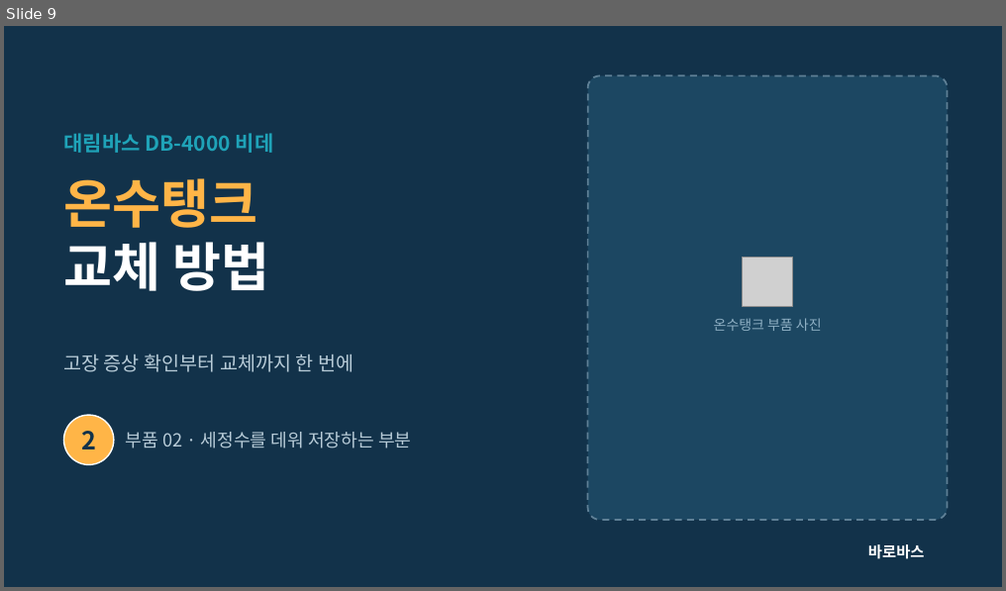
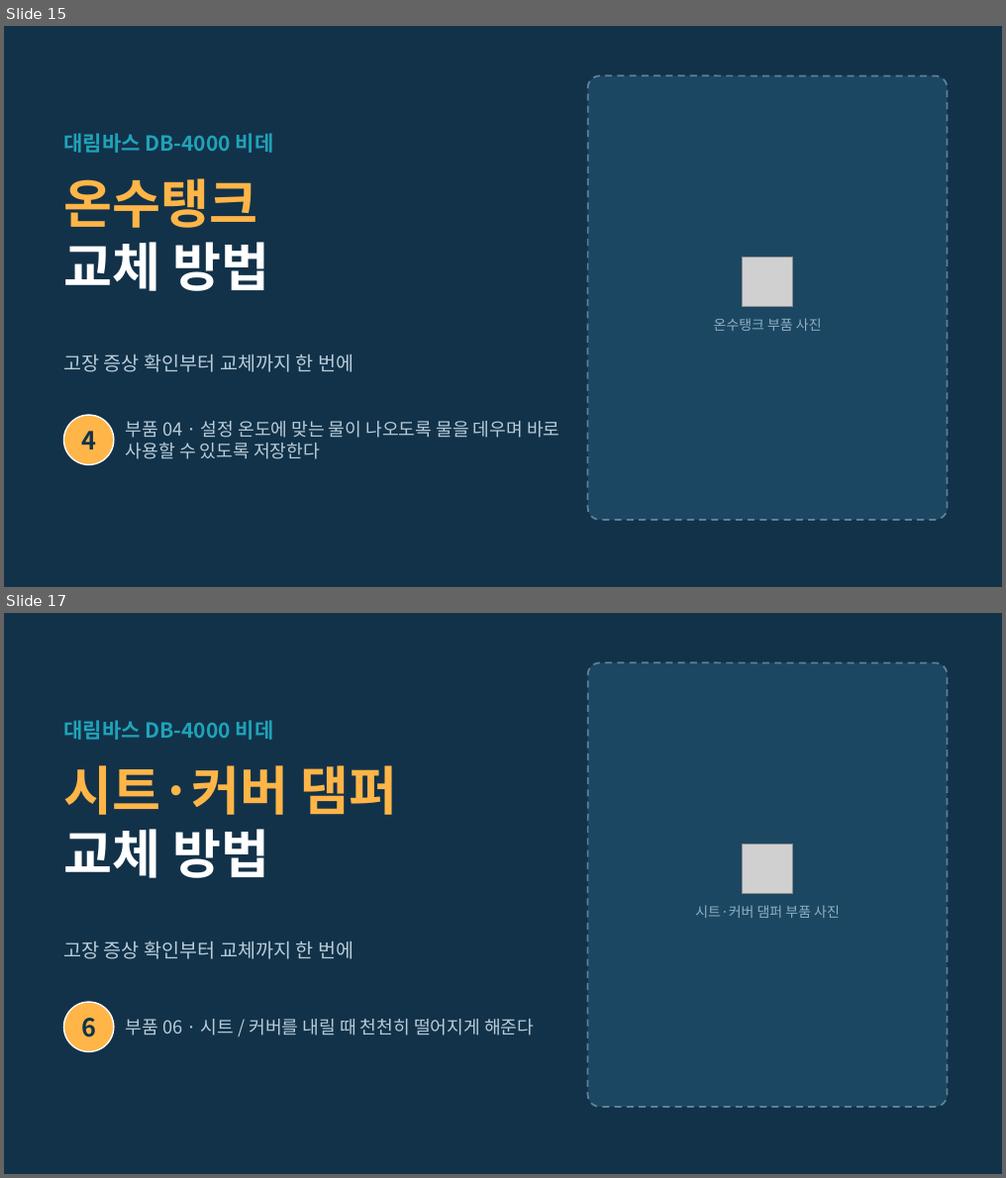
Before and after one commit to curireport/claude-blog-project, a slide deck: 바로바스/output/DB-4000_부품안내카드.pptx. Shown one above the other, each under a label of ours: slide 9 before the commit, slides 15 and 17 after it; the slides between them are not shown. The pictures are 1006x591 and 1006x1178 pixels, drawn with LibreOffice and Linux fonts; fonts in the diff are those of the drawing; grey boxes stand for pictures; background and template pictures are left out. Boxes give left, top, right and bottom in pixels: in the first picture for what was removed or moved away, otherwise in the second. Text is boxed around its words. In the diff, an @@ line names an element or a change of style, - is before the commit and + after.

```diff
--- a/바로바스/output/DB-4000_부품안내카드.pptx
+++ b/바로바스/output/DB-4000_부품안내카드.pptx
@@ slide 17 added at (4,613,1002,1174), background #12324A @@
@@ rounded rectangle added at (588,663,947,1107), fill #1C4762, outline #5F8096 1.25 pt dashed @@
@@ text added at (63,720,274,740), 15 pt, text #1FA3B8, bold @@
+대림바스 DB-4000 비데
@@ text added at (63,765,398,878), 38 pt, text #FFB547, bold @@
+시트·커버 댐퍼
+교체 방법
@@ picture added at (743,844,792,893) @@
@@ text added at (695,905,840,918), 10 pt, text #8FB0C4 @@
+시트·커버 댐퍼 부품 사진
@@ text added at (63,941,353,959), 14 pt, text #B8CCD8 @@
+고장 증상 확인부터 교체까지 한 번에
@@ ellipse added at (63,1002,114,1053), fill #FFB547, outline #FFFFFF 1 pt @@
@@ text added at (81,1018,96,1038), 18 pt, text #12324A, bold @@
+6
@@ text added at (126,1019,534,1036), 13 pt, text #B8CCD8 @@
+부품 06 · 시트 / 커버를 내릴 때 천천히 떨어지게 해준다
@@ what was slide 9 is now slide 15 @@
@@ slide 15 changed as well @@
@@ text at (81,431,96,450): text changed @@
-2
+4
@@ text at (126,421,559,460): text changed @@
-부품 02 · 세정수를 데워 저장하는 부분
+부품 04 · 설정 온도에 맞는 물이 나오도록 물을 데우며 바로 사용할 수 있도록 저장한다
@@ text removed at (868,545,925,560) @@
-바로바스
```
Also in this commit, not shown: 4 other slides changed, 14 other slides added, 6 slides removed, 4 other files.
